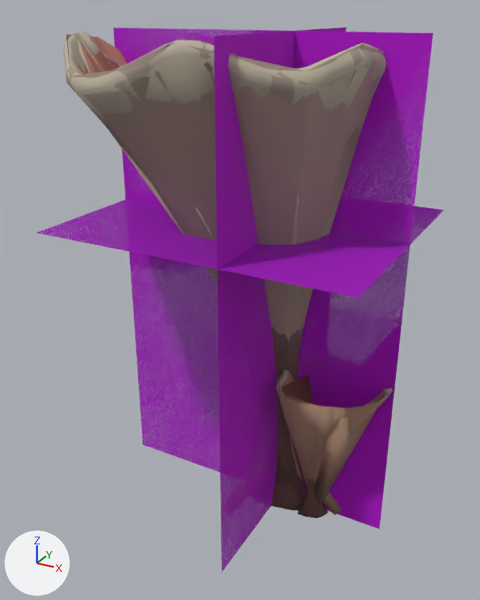
The glTF model data/models/board/fungus/cup-trumpet.glb as it was, and as the next commit left it.
Rendered twice from a camera (50 mm lens) standing at (15.5, -34.0, 31.1) and looking at (-2.8, -0.8, 14.5). Arrows for +X, +Y and +Z are at lower left; the lights stay in place. The older version comes first. Where no turn or scale is listed for an object, it has been applied to the vertices. Vertices at exactly the same position are counted once.

Names of what the first picture shows: 'cup-trumpet-lod0.001', 'cup-trumpet-lod1.001', 'cup-trumpet-lod2.001', 'cup-trumpet-lod3.001'.
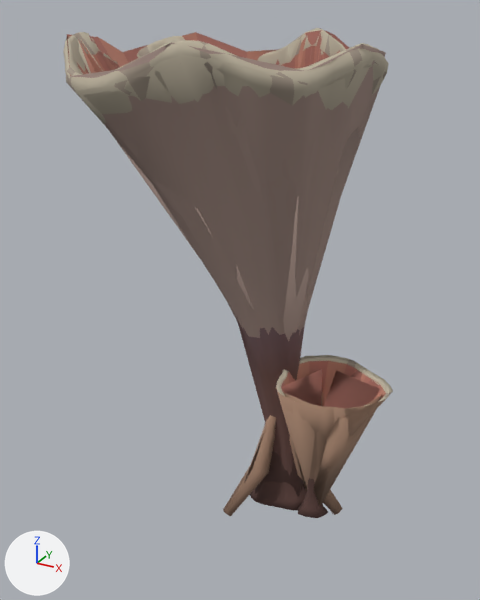
Location of each change, (x1, y1, x2, y2) in pixels of the pictures (480 x 600 px; the box of a moved part takes in the faces that stretch with it):
'cup-trumpet-lod3.001', surface changed, reshaped, recoloured (not visible afterwards): before (38, 27, 443, 572)
part 1 of me_cup_trumpet_lod3, moved or reshaped (not visible afterwards): before (38, 27, 443, 572)
part 2 of me_cup_trumpet_lod3, recoloured: before (113, 27, 433, 572)
part 3 of me_cup_trumpet_lod3, recoloured (purple): before (38, 194, 443, 298)

What changed in the scene script:
```text
Change mat_impostor:
    where n3 = _N.new('ShaderNodeMath'); n3.name = 'Math.001'
    add n3.inputs[1].default_value = 0.409  # 'Value'
Change me_cup_trumpet_lod3:
    used by ob_cup_trumpet_lod3_001; location = (0.0, 0.0, 0.0)
    remove me_cup_trumpet_lod3.from_pydata(...)  # 12 vertices, 6 faces; spans x -11.8..7.2, y -8.1..7.6, z 0.0..30.0
    add me_cup_trumpet_lod3.from_pydata(...)  # 12 vertices, 6 faces; spans x -11.7..6.7, y -8.0..7.6, z 0.0..30.0
    me_cup_trumpet_lod3 part 1
    me_cup_trumpet_lod3.vertices[0].co: (-11.8, 0.0, 0.0) -> (-11.7, 0.0, 0.0)  # pixel (142, 444) -> not seen
    me_cup_trumpet_lod3.vertices[1].co: (7.2, 0.0, 0.0) -> (6.7, 0.0, 0.0)  # pixel (379, 529) -> not seen
    me_cup_trumpet_lod3.vertices[2].co: (7.2, 0.0, 30.0) -> (6.7, 0.0, 30.0)  # pixel (433, 33) -> not seen
    me_cup_trumpet_lod3.vertices[3].co: (-11.8, 0.0, 30.0) -> (-11.7, 0.0, 30.0)  # pixel (113, 27) -> not seen
    me_cup_trumpet_lod3.vertices[4].co: (0.0, -8.1, 0.0) -> (0.0, -8.0, 0.0)  # pixel (221, 572) -> not seen
    me_cup_trumpet_lod3.vertices[7].co: (0.0, -8.1, 30.0) -> (0.0, -8.0, 30.0)  # pixel (213, 36) -> not seen
    me_cup_trumpet_lod3.vertices[8].co: (-11.8, -8.1, 19.5) -> (-11.7, -8.0, 16.4)
    me_cup_trumpet_lod3.vertices[9].co: (7.2, -8.1, 19.5) -> (6.7, -8.0, 16.4)  # pixel (358, 297) -> not seen
    me_cup_trumpet_lod3.vertices[10].co: (7.2, 7.6, 19.5) -> (6.7, 7.6, 16.4)  # pixel (444, 209) -> not seen
    me_cup_trumpet_lod3.vertices[11].co: (-11.8, 7.6, 19.5) -> (-11.7, 7.6, 16.4)
    me_cup_trumpet_lod3 part 2: 4 faces centred in x -5.5..0.8, y -2.9..2.4, z 10.0..20.0 are repainted in the vertex colours; the middle colour goes from pink #e000ff to beige #ffffc8
    me_cup_trumpet_lod3 part 3: 2 faces centred in x -5.5..0.8, y -2.9..2.4, z 19.5 are repainted in the vertex colours; the middle colour goes from purple #d900ff to beige #ffffc8
```
